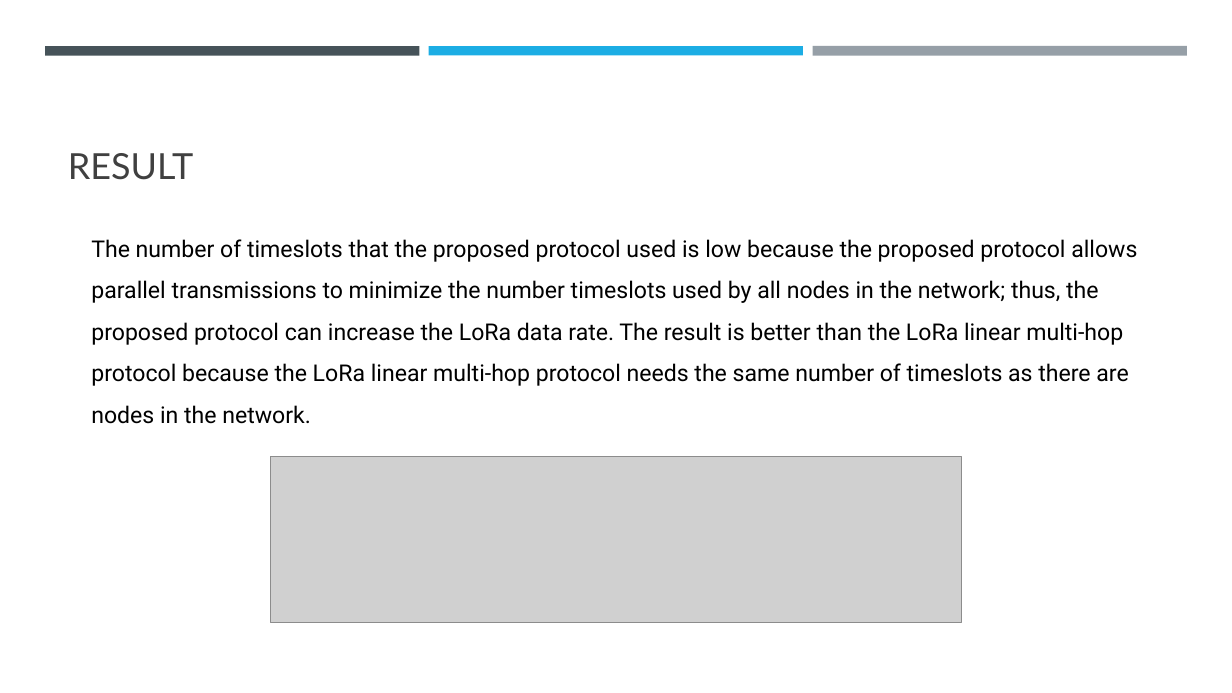
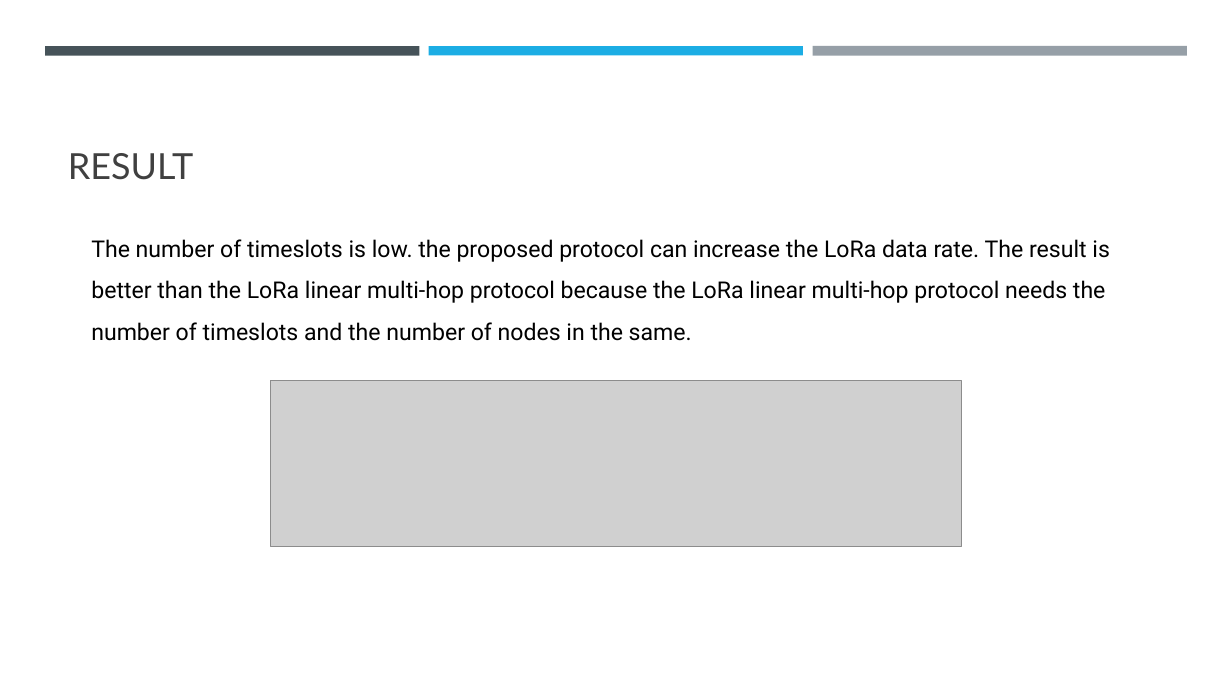
Before and after one commit to Wanarut/Review_literature, a slide deck: slide 42 of Multi-Hop LoRa Network Protocol with Minimized Latency.pptx (slide 41 before the commit). Drawn at 1232x693 pixels with LibreOffice and Linux fonts; fonts in the diff are those of the drawing; grey boxes stand for pictures. Boxes give left, top, right and bottom in pixels: in the first picture for what was removed or moved away, otherwise in the second. Text is boxed around its words. In the diff, an @@ line names an element or a change of style, - is before the commit and + after.

```diff
--- a/Multi-Hop LoRa Network Protocol with Minimized Latency.pptx
+++ b/Multi-Hop LoRa Network Protocol with Minimized Latency.pptx
@@ text at box(91, 239, 1110, 341): text changed @@
-The number of timeslots that the proposed protocol used is low because the proposed protocol allows parallel transmissions to minimize the number timeslots used by all nodes in the network; thus, the proposed protocol can increase the LoRa data rate. The result is better than the LoRa linear multi-hop protocol because the LoRa linear multi-hop protocol needs the same number of timeslots as there are nodes in the network.
+The number of timeslots is low. the proposed protocol can increase the LoRa data rate. The result is better than the LoRa linear multi-hop protocol because the LoRa linear multi-hop protocol needs the number of timeslots and the number of nodes in the same.
@@ picture: place and size @@
-picture at box(271, 457, 961, 622)
+picture at box(271, 381, 961, 546)
```
Also in this commit, not shown: 30 other slides changed, 3 slides added.
